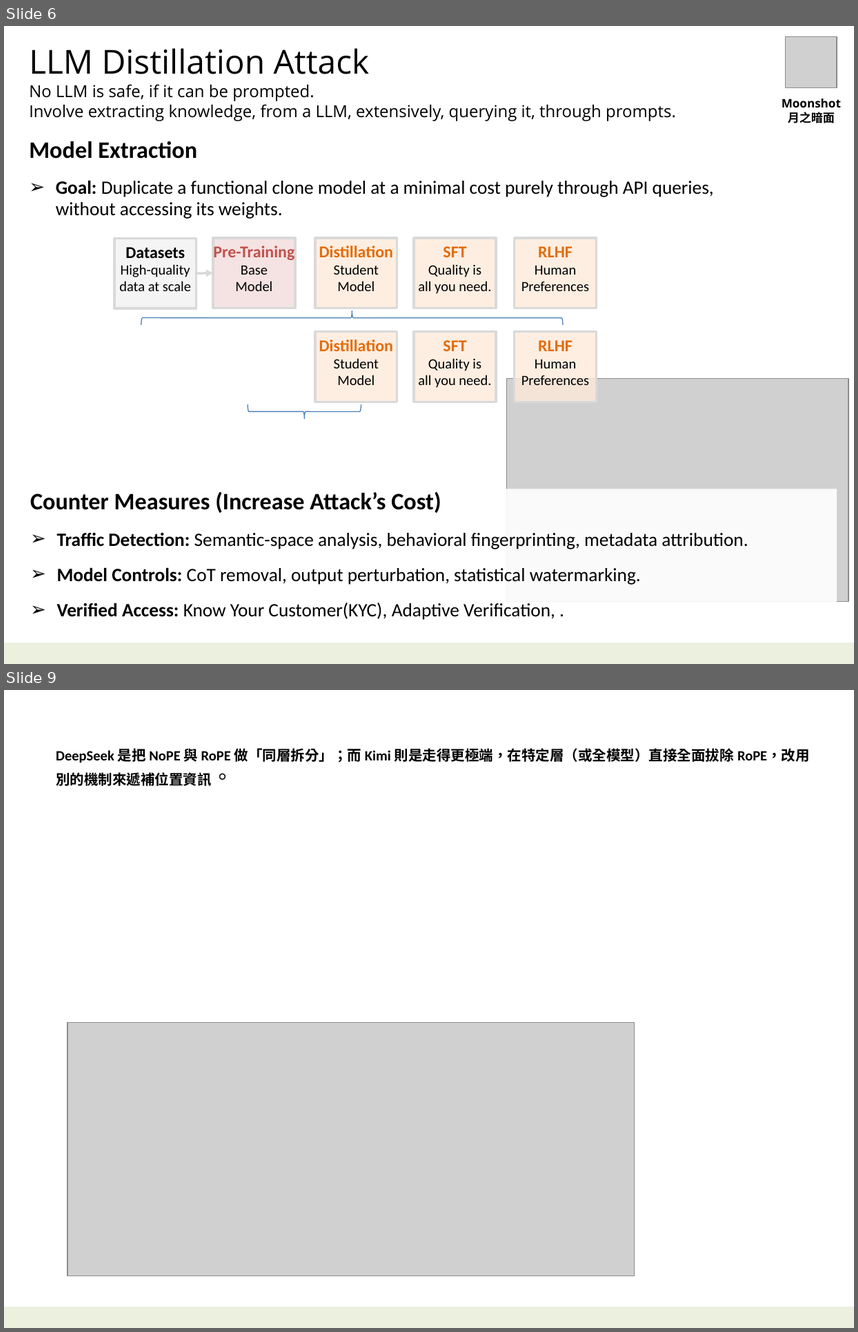
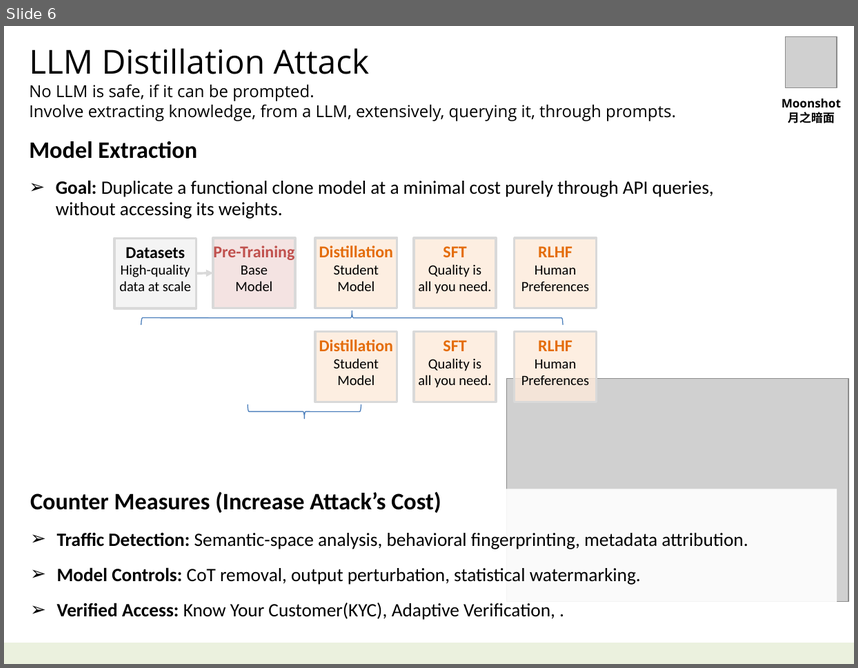
Before and after one commit to navibator/crazy-ai, a slide deck: ai-deepseek.pptx. Shown one above the other, each under a label of ours: slides 6 and 9 before the commit, slide 6 after it; the slides between them are not shown. The pictures are 858x1332 and 858x668 pixels, drawn with LibreOffice and Linux fonts; fonts in the diff are those of the drawing; grey boxes stand for pictures. Boxes give left, top, right and bottom in pixels: in the first picture for what was removed or moved away, otherwise in the second. Text is boxed around its words. In the diff, an @@ line names an element or a change of style, - is before the commit and + after.

Commit message:
kimi rnn and lstm

```diff
--- a/ai-deepseek.pptx
+++ b/ai-deepseek.pptx
@@ slide 9 removed at box(4, 690, 854, 1328), background #FFFFFF; not listed: 1 template element that a slide beside it also shows @@
@@ text removed at box(56, 748, 810, 786) @@
-DeepSeek 是把 NoPE 與 RoPE 做「同層拆分」；而 Kimi 則是走得更極端，在特定層（或全模型）直接全面拔除 RoPE，改用別的機制來遞補位置資訊。
@@ picture removed at box(67, 1023, 635, 1276) @@
```
Also in this commit, not shown: 1 slide changed, 2 slides added, 2 other slides removed, 3 other files.
